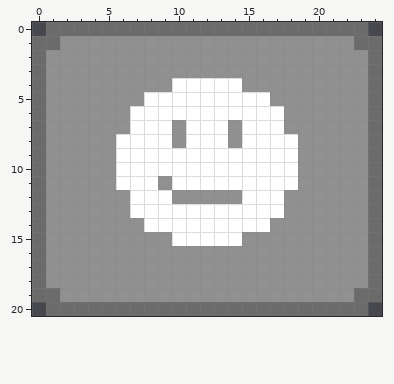
Two versions of one pixel-art sprite, theroom/Resources/bed2deactive.png. The first picture shows the starting point.
The file is 50x42 pixels, drawn in blocks of 2x2; one block is one cell here.
The result:
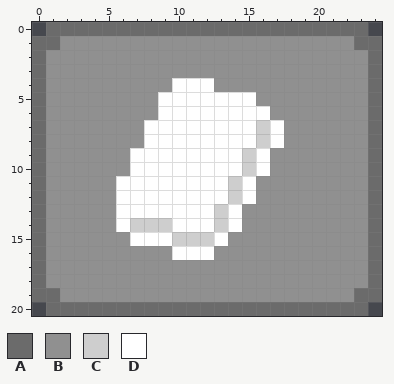
Palette (. is transparent): A #6b6b6b  B #909090  C #cecece  D #ffffff
Edits made:
{"y":4,"x":13,"old":"DD","new":"BB"}
{"y":5,"x":8,"old":"D","new":"B"}
{"y":5,"x":16,"old":"D","new":"B"}
{"y":6,"x":7,"old":"DD","new":"BB"}
{"y":6,"x":17,"old":"D","new":"B"}
{"y":7,"x":7,"old":"D","new":"B"}
{"y":7,"x":10,"old":"B","new":"D"}
{"y":7,"x":14,"old":"B","new":"D"}
{"y":7,"x":16,"old":"D","new":"C"}
{"y":8,"x":6,"old":"DD","new":"BB"}
{"y":8,"x":10,"old":"B","new":"D"}
{"y":8,"x":14,"old":"B","new":"D"}
{"y":8,"x":16,"old":"D","new":"C"}
{"y":8,"x":18,"old":"D","new":"B"}
{"y":9,"x":6,"old":"D","new":"B"}
{"y":9,"x":15,"old":"D","new":"C"}
{"y":9,"x":17,"old":"DD","new":"BB"}
{"y":10,"x":6,"old":"D","new":"B"}
{"y":10,"x":15,"old":"D","new":"C"}
{"y":10,"x":17,"old":"DD","new":"BB"}
{"y":11,"x":9,"old":"B","new":"D"}
{"y":11,"x":14,"old":"D","new":"C"}
{"y":11,"x":16,"old":"DDD","new":"BBB"}
{"y":12,"x":6,"old":"B","new":"D"}
{"y":12,"x":10,"old":"BBBBB","new":"DDDDC"}
{"y":12,"x":16,"old":"DD","new":"BB"}
{"y":13,"x":6,"old":"B","new":"D"}
{"y":13,"x":13,"old":"D","new":"C"}
{"y":13,"x":15,"old":"DDD","new":"BBB"}
{"y":14,"x":6,"old":"BBDD","new":"DCCC"}
{"y":14,"x":13,"old":"D","new":"C"}
{"y":14,"x":15,"old":"DD","new":"BB"}
{"y":15,"x":7,"old":"BBBDDD","new":"DDDCCC"}
{"y":15,"x":14,"old":"D","new":"B"}
{"y":16,"x":10,"old":"BBB","new":"DDD"}
{"label":"changed","picture_box":[116,78,298,260]}
